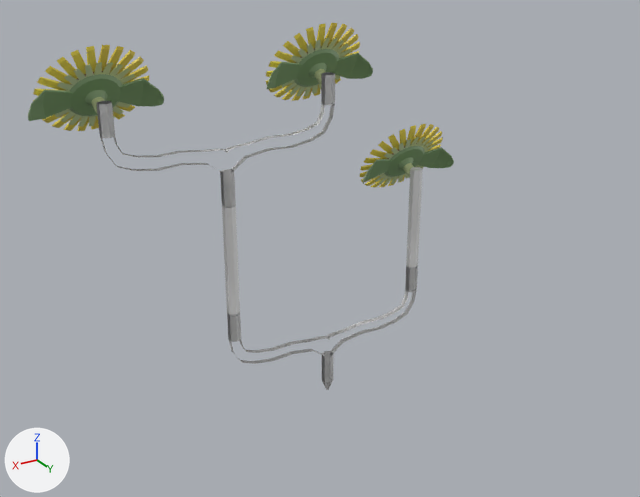
A saved change to the Blender file CreateGameJamSpring2021_g18/Assets/WIP/HC/try.blend.
Camera for both pictures: a 50 mm lens placed at (2.47, 3.22, 3.08), pointed at (0.52, -0.02, 1.46). The axes (+X, +Y, +Z) are drawn at lower left. The lights are the same throughout.

In view in the first picture: 'Flowertop-01', 'Flowertop-01.001', 'Flowertop-01.002', 'Stem-branching-01', 'Stem-branching-01.001', 'Stem-straight-01', 'Stem-straight-01.001'.
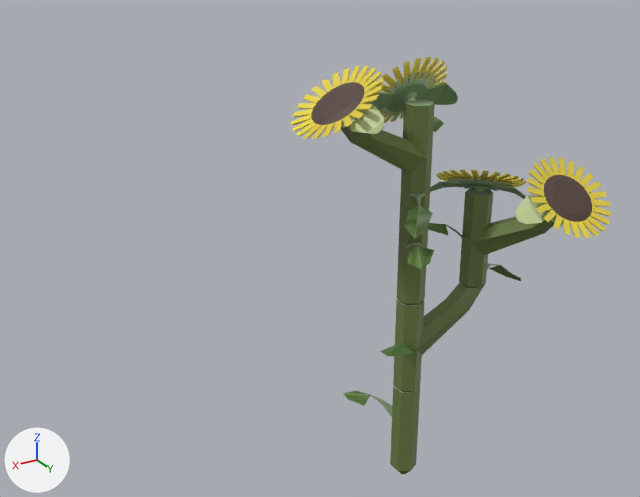
Commit message: Stem fix again maybe

What differs and where, as boxes (x1, y1, x2, y2) in the pictures (640 x 497 px):
'Flowertop-01.001', moved, turned: before (266, 23, 373, 101); after (291, 65, 384, 139)
'Flowertop-01.002', moved, turned: before (28, 45, 164, 131); after (430, 170, 526, 199)
'Flowertop-01', moved, turned: before (360, 124, 454, 187); after (365, 57, 458, 123)
'Stem-Tjunc-01.002', added (green): after (341, 99, 444, 239)
'Flowertop-01.003', added: after (515, 157, 611, 238)
'Stem-Tjunc-01.001', added (green): after (428, 188, 555, 288)
'Stem-Tjunc-01', added (green): after (380, 282, 486, 392)
'Stem-straight-01.001', reshaped, moved, rescaled (311% wider, 20% shorter): before (222, 206, 240, 316); after (343, 386, 420, 474)
'Stem-straight-01', reshaped, moved, rescaled (124% wider): before (406, 167, 422, 268); after (397, 205, 434, 305)
'Stem-branching-01.001', deleted: before (97, 72, 335, 208)
'Stem-branching-01', deleted: before (227, 266, 418, 390)
part 1 of me_stem_straight_01, built on: before (406, 169, 422, 267); after (397, 205, 434, 304)
part 2 of me_stem_straight_01, recoloured: before (407, 167, 422, 268); after (398, 205, 429, 305)
part 3 of me_stem_straight_01_001, built on: before (222, 206, 240, 314); after (343, 387, 420, 471)
part 4 of me_stem_straight_01_001, recoloured: before (224, 206, 239, 316); after (393, 386, 420, 474)

The change, as a list of edits to the scene's bpy script:
```text
Add mat_material_stem_straight_002:
    mat_material_stem_straight_002 = principled_material('Material-Stem-Straight.002')
    mat_material_stem_straight_002.texture = img_stem_straight_01_png_002
Add mat_material_stem_straight:
    mat_material_stem_straight = principled_material('Material-Stem-Straight')
    mat_material_stem_straight.texture = img_stem_straight_01_png
Change me_stem_straight_01:
    used by ob_stem_straight_01; location = (0.0, 0.0, 1.21); scale = (2.91, 2.91, 1.0)
    remove me_stem_straight_01.from_pydata(...)  # 18 vertices, 14 faces; spans x -0.009..0.009, y -0.01..0.01, z 0.0..0.555
    add me_stem_straight_01.from_pydata(...)  # 58 vertices, 58 faces; spans x -0.009..0.028, y -0.047..0.01, z 0.0..0.555
    me_stem_straight_01 part 1
    6 faces are deleted
    28 vertices are added at x 0.009..0.028, y -0.047..-0.017, z 0.389..0.434
    6 new vertices lie (0.0, 0.0, -0.184) away from vertices in x -0.009..0.009, y -0.01..0.01, z 0.555
    6 new vertices lie (0.0, 0.0, 0.304) away from vertices in x -0.009..0.009, y -0.01..0.01, z 0.055
    50 new faces join them
    me_stem_straight_01 part 2: 8 faces spanning x -0.009..0.009, y -0.01..0.01, z 0.0..0.555 switch from no material to mat_material_stem_straight (picture img_stem_straight_01_png)
Change me_stem_straight_01_001:
    used by ob_stem_straight_01_001; location = (0.984, 0.0, 1.21); scale = (2.91, 2.91, 1.0)
    remove me_stem_straight_01_001.from_pydata(...)  # 18 vertices, 14 faces; spans x -0.009..0.009, y -0.01..0.01, z 0.0..0.555
    add me_stem_straight_01_001.from_pydata(...)  # 58 vertices, 58 faces; spans x -0.009..0.028, y -0.047..0.01, z 0.0..0.555
    me_stem_straight_01_001 part 3
    6 faces are deleted
    28 vertices are added at x 0.009..0.028, y -0.047..-0.017, z 0.389..0.434
    6 new vertices lie (0.0, 0.0, -0.184) away from vertices in x -0.009..0.009, y -0.01..0.01, z 0.555
    6 new vertices lie (0.0, 0.0, 0.304) away from vertices in x -0.009..0.009, y -0.01..0.01, z 0.055
    50 new faces join them
    me_stem_straight_01_001 part 4: 8 faces spanning x -0.009..0.009, y -0.01..0.01, z 0.0..0.555 switch from no material to mat_material_stem_straight_002 (picture img_stem_straight_01_png_002)
Change ob_flowertop_01:
    ob_flowertop_01.location: (0.0, 0.0, 1.711) -> (0.0, 0.0, 2.026)
    ob_flowertop_01.rotation_euler: (0.988, 0.0, 0.0) -> (0.931, 0.0, 0.0)  # degrees (57, 0, 0) -> degrees (53, 0, 0)
Change ob_stem_straight_01:
    ob_stem_straight_01.location: (0.0, 0.0, 1.21) -> (0.0, 0.0, 1.025)
    ob_stem_straight_01.scale: (2.91, 2.91, 1.0) -> (7.14, 7.14, 1.0)
Remove ob_stem_branching_01:
    ob_stem_branching_01 = bpy.data.objects.new('Stem-branching-01', me_stem_branching_01)
Change ob_stem_straight_01_001:
    ob_stem_straight_01_001.location: (0.984, 0.0, 1.21) -> (0.0, 0.0, 0.006)
    ob_stem_straight_01_001.scale: (2.91, 2.91, 1.0) -> (7.14, 7.14, 1.0)
Remove ob_stem_branching_01_001:
    ob_stem_branching_01_001 = bpy.data.objects.new('Stem-branching-01.001', me_stem_branching_01_001)
Change ob_flowertop_01_001:
    ob_flowertop_01_001.location: (0.494, 0.0, 2.215) -> (0.367, 0.0, 2.028)
    ob_flowertop_01_001.rotation_euler: (0.988, 0.0, 0.0) -> (-0.615, 0.0158, -1.548)  # degrees (57, 0, 0) -> degrees (-35, 0.9, -89)
Change ob_flowertop_01_002:
    ob_flowertop_01_002.location: (1.478, 0.0, 2.215) -> (-0.405, 0.0, 1.491)
    ob_flowertop_01_002.rotation_euler: (0.988, 0.0, 0.0) -> (0.502, 0.0, -0.766)  # degrees (57, 0, 0) -> degrees (29, 0, -44)
Add ob_flowertop_01_003:
    ob_flowertop_01_003 = bpy.data.objects.new('Flowertop-01.003', me_flowertop_01_006)  # 504 vertices, 482 faces; spans x -0.252..0.273, y -0.227..0.227, z 0.0..0.148; in mat_material_007 (picture img_flowertop_01_texture_png_006)
    ob_flowertop_01_003.location = (-0.602, 0.319, 1.528)
    ob_flowertop_01_003.rotation_euler = (-0.697, 0.0, 0.0)  # degrees (-40, 0, 0)
Add ob_stem_tjunc_01_002:
    ob_stem_tjunc_01_002 = bpy.data.objects.new('Stem-Tjunc-01.002', me_stem_tjunc_01_002)  # 118 vertices, 122 faces; spans x -0.065..0.038, y -0.034..0.028, z 0.0..0.555; in mat_material_stem_straight_004 (picture img_stem_straight_01_png_004)
    ob_stem_tjunc_01_002.location = (0.0, 0.0, 1.53)
    ob_stem_tjunc_01_002.rotation_euler = (0.0, 0.0, 3.182)  # degrees (0, 0, 182)
    ob_stem_tjunc_01_002.scale = (7.14, 7.14, 1.0)
Add ob_stem_tjunc_01_001:
    ob_stem_tjunc_01_001 = bpy.data.objects.new('Stem-Tjunc-01.001', me_stem_tjunc_01_001)  # 118 vertices, 122 faces; spans x -0.065..0.038, y -0.034..0.028, z 0.0..0.555; in mat_material_stem_straight_003 (picture img_stem_straight_01_png_003)
    ob_stem_tjunc_01_001.location = (-0.403, 0.0, 1.019)
    ob_stem_tjunc_01_001.rotation_euler = (0.0, 0.0, -1.044)  # degrees (0, 0, -60)
    ob_stem_tjunc_01_001.scale = (7.14, 7.14, 1.0)
Add ob_stem_tjunc_01:
    ob_stem_tjunc_01 = bpy.data.objects.new('Stem-Tjunc-01', me_stem_tjunc_01)  # 118 vertices, 122 faces; spans x -0.065..0.038, y -0.034..0.028, z 0.0..0.555; in mat_material_stem_straight_001 (picture img_stem_straight_01_png_001)
    ob_stem_tjunc_01.location = (0.0, 0.0, 0.514)
    ob_stem_tjunc_01.scale = (7.14, 7.14, 1.0)
```
